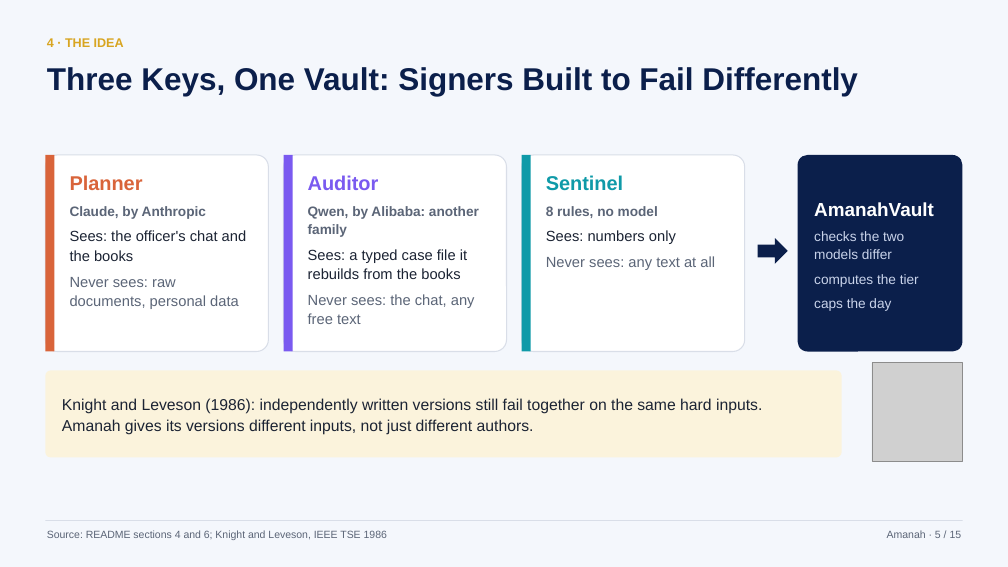
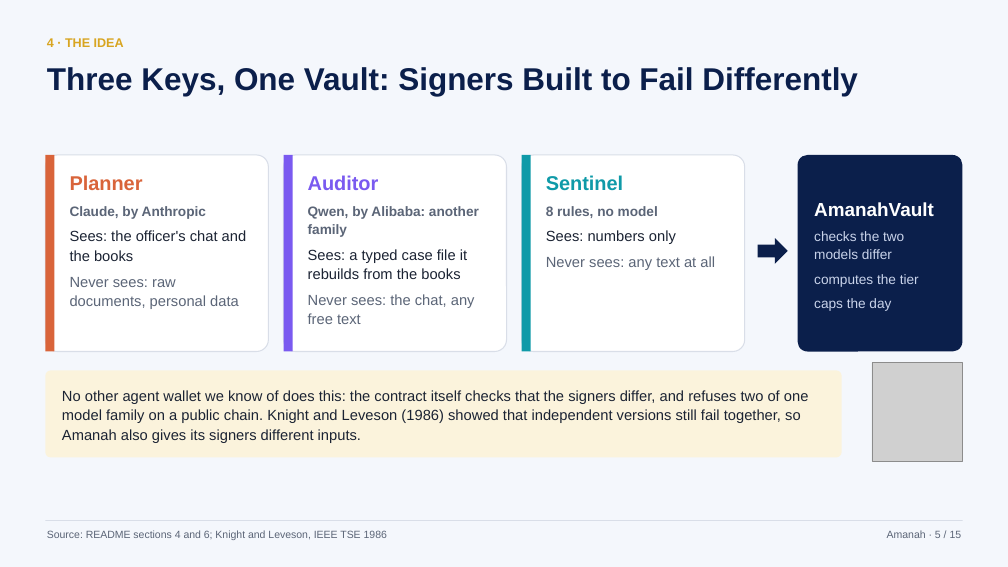
Before and after one commit to hafizmnazman/amanah-wallet, a slide deck: slide 5 of docs/deck/amanah-deck.pptx. Drawn at 1008x567 pixels with LibreOffice and Linux fonts; fonts in the diff are those of the drawing; grey boxes stand for pictures. Boxes give left, top, right and bottom in pixels: in the first picture for what was removed or moved away, otherwise in the second. Text is boxed around its words. In the diff, an @@ line names an element or a change of style, - is before the commit and + after.

Commit message:
Deck: slide 14 says what we will show if we reach the final; slide 5 opens with what no other agent wallet we know of does

```diff
--- a/docs/deck/amanah-deck.pptx
+++ b/docs/deck/amanah-deck.pptx
@@ text at bbox=[62, 390, 809, 443]: text changed; size 15 to 14 pt @@
-Knight and Leveson (1986): independently written versions still fail together on the same hard inputs. Amanah gives its versions different inputs, not just different authors.
+No other agent wallet we know of does this: the contract itself checks that the signers differ, and refuses two of one model family on a public chain. Knight and Leveson (1986) showed that independent versions still fail together, so Amanah also gives its signers different inputs.
```
Also in this commit, not shown: 1 other slide changed, 2 other files.
